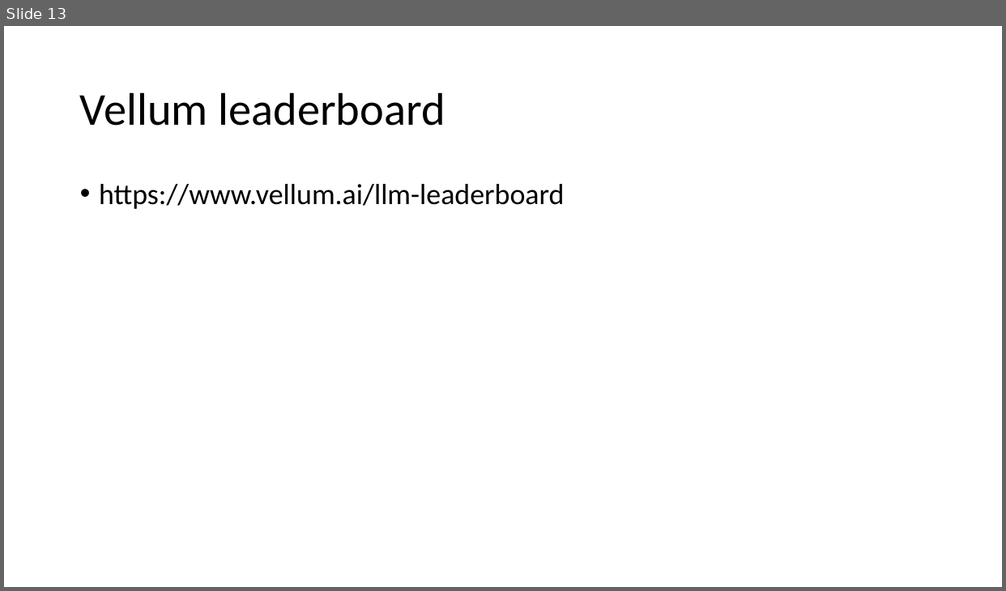
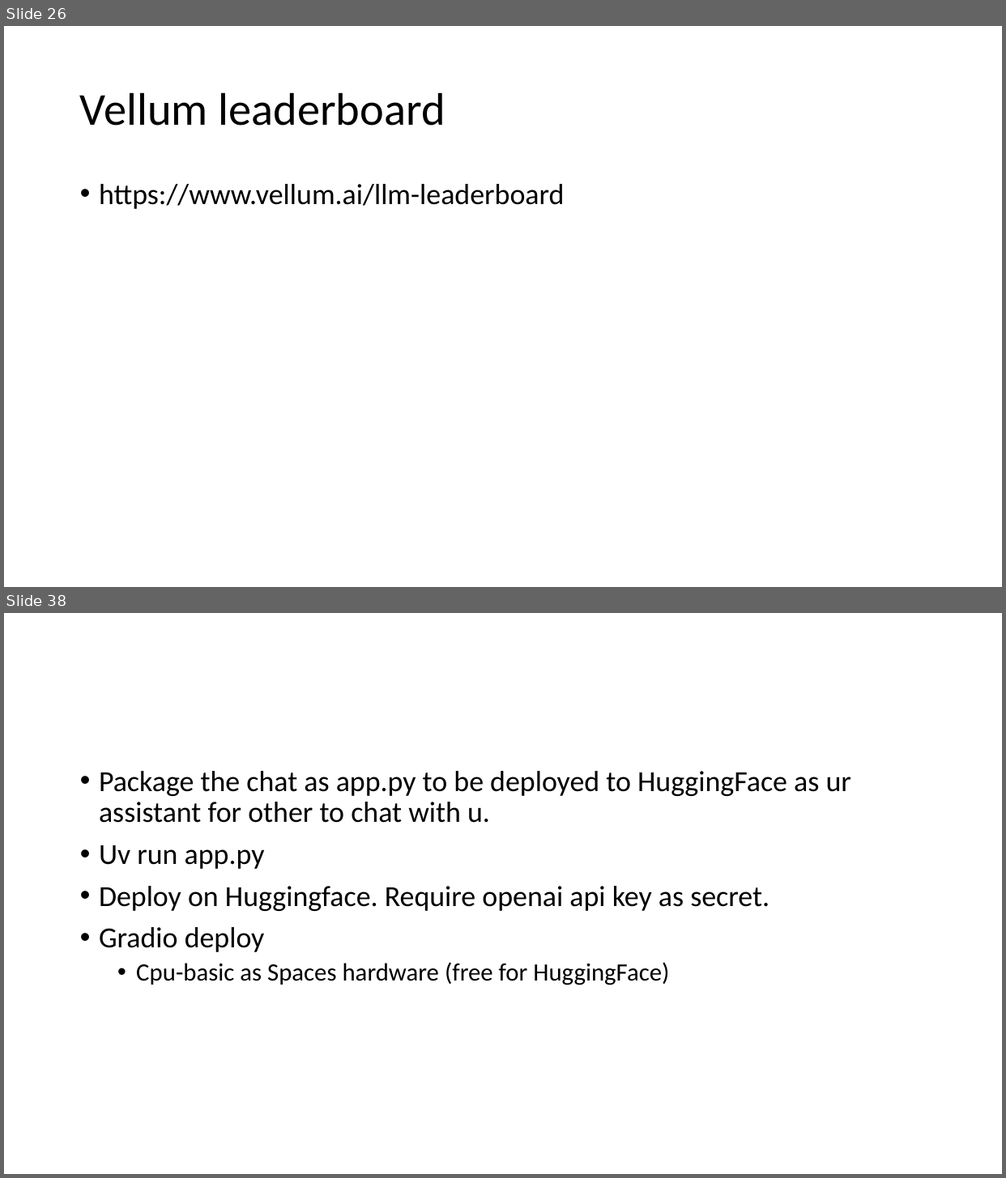
Before and after one commit to kindaichinisan/agents, a slide deck: wj_folder/AI Engineer Agentic Track.pptx. Shown one above the other, each under a label of ours: slide 13 before the commit, slides 26 and 38 after it; the slides between them are not shown. The pictures are 1006x591 and 1006x1178 pixels, drawn with LibreOffice and Linux fonts; fonts in the diff are those of the drawing. Boxes give left, top, right and bottom in pixels: in the first picture for what was removed or moved away, otherwise in the second. Text is boxed around its words. In the diff, an @@ line names an element or a change of style, - is before the commit and + after.

```diff
--- a/wj_folder/AI Engineer Agentic Track.pptx
+++ b/wj_folder/AI Engineer Agentic Track.pptx
@@ slide 38 added at (x1=4, y1=613, x2=1002, y2=1174), background #FFFFFF @@
@@ text added at (x1=99, y1=771, x2=851, y2=986), 28 pt, text #000000 @@
+• Package the chat as app.py to be deployed to HuggingFace as ur assistant for other to chat with u.
+• Uv run app.py
+• Deploy on Huggingface. Require openai api key as secret.
+• Gradio deploy
+  • Cpu-basic as Spaces hardware (free for HuggingFace)
@@ what was slide 13 is now slide 26 @@
```
Also in this commit, not shown: 2 slides changed, 18 other slides added, 7 other files.
